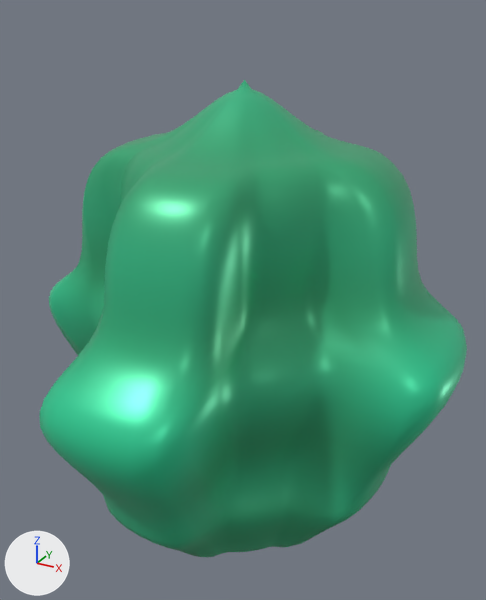
The glTF model Assets/Resources/Models3D/cf_05_elemental_sprite.glb as it was, and as the next commit left it.
Both versions are drawn from a 50 mm lens placed at (1.011, -1.849, 1.048), pointed at (-0.026, 0.038, 0.105). Every picture has the same lights, and +X, +Y and +Z are marked at lower left. The picture after the commit comes second.

The scene before the commit, as lines of its bpy script (objects in view):
```python
me_hi3d_cf_05_elemental_sprite_manifoldmesh = bpy.data.meshes.new('Hi3D_cf_05_elemental_sprite_ManifoldMesh')
me_hi3d_cf_05_elemental_sprite_manifoldmesh.from_pydata(...)  # 4034 vertices, 8064 faces; spans x -0.73..0.73, y -0.82..0.82, z -0.77..0.84
me_hi3d_cf_05_elemental_sprite_manifoldmesh.materials.append(mat_hi3d_cf_05_elemental_sprite_pbrdelighted)
ob_hi3d_cf_05_elemental_sprite_watertightnode = bpy.data.objects.new('Hi3D_cf_05_elemental_sprite_WatertightNode', me_hi3d_cf_05_elemental_sprite_manifoldmesh)
ob_hi3d_cf_05_elemental_sprite_watertightnode.location = (0.0, 0.0, 0.0)
```
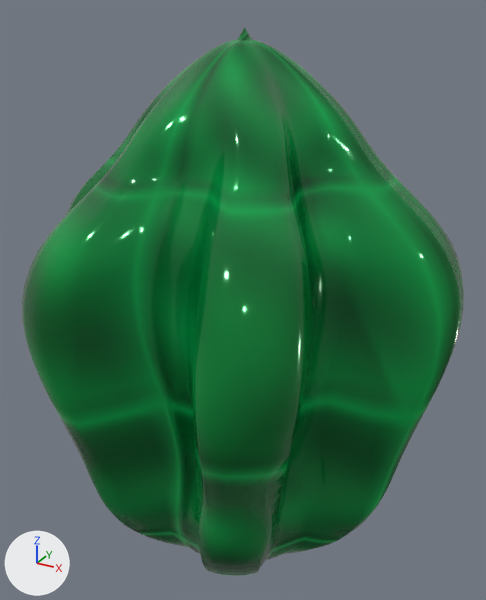
Location of each change, (x1, y1, x2, y2) in pixels of the pictures (486 x 600 px):
'Hi3D_cf_05_elemental_sprite_WatertightNode', recoloured, reshaped (15% taller)
    before: (39, 80, 467, 557)
    after: (22, 27, 464, 576)

Edits to the bpy script that builds the scene:
```text
Add img_cf_05_elemental_sprite_basecolor:
    img_cf_05_elemental_sprite_basecolor = load_image('cf_05_elemental_sprite_BaseColor', '_unpacked/cf_05_elemental_sprite_BaseColor', 64, 64, 'sRGB')
Add img_cf_05_elemental_sprite_emissive:
    img_cf_05_elemental_sprite_emissive = load_image('cf_05_elemental_sprite_Emissive', '_unpacked/cf_05_elemental_sprite_Emissive', 64, 64, 'sRGB')
Add img_cf_05_elemental_sprite_metallicroughness:
    img_cf_05_elemental_sprite_metallicroughness = load_image('cf_05_elemental_sprite_MetallicRoughness', '_unpacked/cf_05_elemental_sprite_MetallicRoughness', 64, 64, 'Non-Color')
Add img_cf_05_elemental_sprite_normal:
    img_cf_05_elemental_sprite_normal = load_image('cf_05_elemental_sprite_Normal', '_unpacked/cf_05_elemental_sprite_Normal', 64, 64, 'Non-Color')
Add mat_cardcraft_cf_05_elemental_sprite_pbrdelighted:
    mat_cardcraft_cf_05_elemental_sprite_pbrdelighted = bpy.data.materials.new('CardCraft_cf_05_elemental_sprite_PBRDelighted')
    # colours: green #44b690, green #67e7be, mixed with the vertex colours
    # uses the picture img_cf_05_elemental_sprite_basecolor
    # uses the picture img_cf_05_elemental_sprite_emissive
    # uses the picture img_cf_05_elemental_sprite_metallicroughness
    # uses the picture img_cf_05_elemental_sprite_normal
Change me_hi3d_cf_05_elemental_sprite_manifoldmesh:
    used by ob_hi3d_cf_05_elemental_sprite_watertightnode; location = (0.0, 0.0, 0.0)
    remove me_hi3d_cf_05_elemental_sprite_manifoldmesh.from_pydata(...)  # 4034 vertices, 8064 faces; spans x -0.73..0.73, y -0.82..0.82, z -0.77..0.84
    remove me_hi3d_cf_05_elemental_sprite_manifoldmesh.materials.append(mat_hi3d_cf_05_elemental_sprite_pbrdelighted)
    add me_hi3d_cf_05_elemental_sprite_manifoldmesh.from_pydata(...)  # 4034 vertices, 8064 faces; spans x -0.71..0.71, y -0.69..0.69, z -0.99..0.99
    me_hi3d_cf_05_elemental_sprite_manifoldmesh part 1: 4034 of 4034 vertices moved; they spanned x -0.73..0.73, y -0.82..0.82, z -0.77..0.84 and now span x -0.71..0.71, y -0.69..0.69, z -0.99..0.99; mean shift (0.0, 0.0, 0.0)
    add me_hi3d_cf_05_elemental_sprite_manifoldmesh.materials.append(mat_cardcraft_cf_05_elemental_sprite_pbrdelighted)
```
